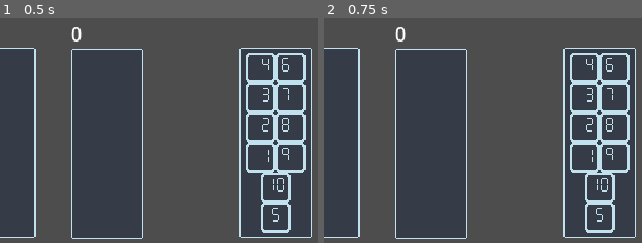
Above: before the commit, frames 1-2 (left to right).
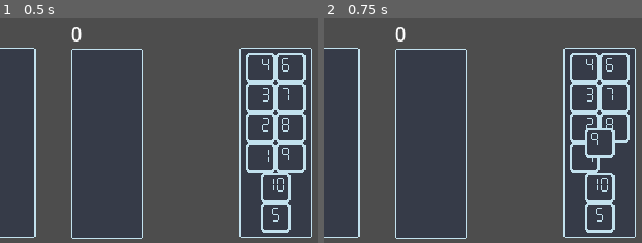
Above: after the commit, the same moments.

Repository: will-pettifer/caravan
Game: Godot game, scene res://Code/main.tscn
The game is run twice, just before and just after one commit, with the same random seed, the same clock (stepped at 60 frames per second) and the same inputs.
Inputs (mouse positions are % of the whole screen's width and height, from its top left):
- Up to frame 1 (0.5 s): no input
- Up to frame 2 (0.75 s): tap Enter at 0.5 s; move the mouse to (93, 78) at 0.52 s; press the mouse at (93, 78) at 0.53 s
The pictures show only the part of the screen within x 50-100%, y 50-100%; the shares and areas given below are measured in that part.

Frame 1 is identical in both runs. In frame 2, 0.9% of the frame differs, in the area x 82-97%, y 48-69%.
Error before the commit: Parse Error: Too few arguments for "evaluate_position()" call. Expected at least 1 but received 0. (res://Code/game_manager.gd:122)

Commit message:
Add better link between node zones and zones

Diff:
--- a/Code/game_manager.gd
+++ b/Code/game_manager.gd
@@ -5,6 +5,7 @@
 var cooldown: float
 var main
 var zones: Array
+var zone_nodes: Array
 var values: Array[int]
 
 const COOLDOWN: float = 0.01
@@ -21,6 +22,22 @@
 	for i in 10:
 		zones[3].append(i + 1)
 		zones[7].append(i + 1)
+
+	zone_nodes.resize(8)
+	for i in 8:
+		var mod
+		match i:
+			0, 1, 2:
+				mod = "P" + str(i)
+			3:
+				mod = "PHand"
+			4, 5, 6:
+				mod = "E" + str(i)
+			7:
+				mod = "EHand"
+
+		var node_path = "Zone" + mod
+		zone_nodes[i] = main.get_node(node_path)
 
 
 func _process(delta: float) -> void:
@@ -83,7 +100,7 @@
 	)
 	var end = int(str(zone.name)[5])
 	move(Move.new(start, end))
-	print(evaluate_position(1))
+	print(evaluate_position())
 
 	held_card.parent_zone = zone
 
@@ -91,25 +108,21 @@
 	cooldown = COOLDOWN
 
 
-func setup_zone_arrays():
-	for i in 8:
-		zones[i].clear()
-
-		var mod
-		match i:
-			0, 1, 2:
-				mod = "P" + str(i)
-			3, 4, 5:
-				mod = "E" + str(i)
-			6:
-				mod = "PHand"
-			7:
-				mod = "EHand"
-
-		var node_path = "Zone" + mod
-		var zone = main.get_node(node_path)
-		for j in zone.cards.size():
-			zones[i].append(zone.cards[j].value)
+func enemy_move(move: Move):
+	var card = zone_nodes[move.start.x][move.start.y]
+	var end_zone = zone_nodes[move.end]
+
+	if card.parent_zone == end_zone:
+		print("Error: AI moved into same zone")
+
+	card.parent_zone.cards.pop_at(move.start.y)
+	card.parent_zone.refresh()
+	card.reparent(end_zone)
+	card.parent_zone = end_zone
+	end_zone.cards.append(held_card)
+	end_zone.refresh()
+
+	move(move)
 
 
 func move_search(player: int):
@@ -124,6 +137,8 @@
 		unmove(move)
 
 
+
+
 func generate_moves(player: int):
 	var moves: Array[Move]
 	player *= 4
@@ -137,8 +152,7 @@
 	return moves
 
 
-func evaluate_position(player: int):
-	player *= 4
+func evaluate_position():
 	var score: int = 0
 	var trading_posts: Array[int]
 	trading_posts.resize(3)
@@ -178,7 +192,6 @@
 		score += values[i]
 	for i in range(4, 7):
 		score -= values[i]
-		print(str(i) + "///")
 
 	return score
 
